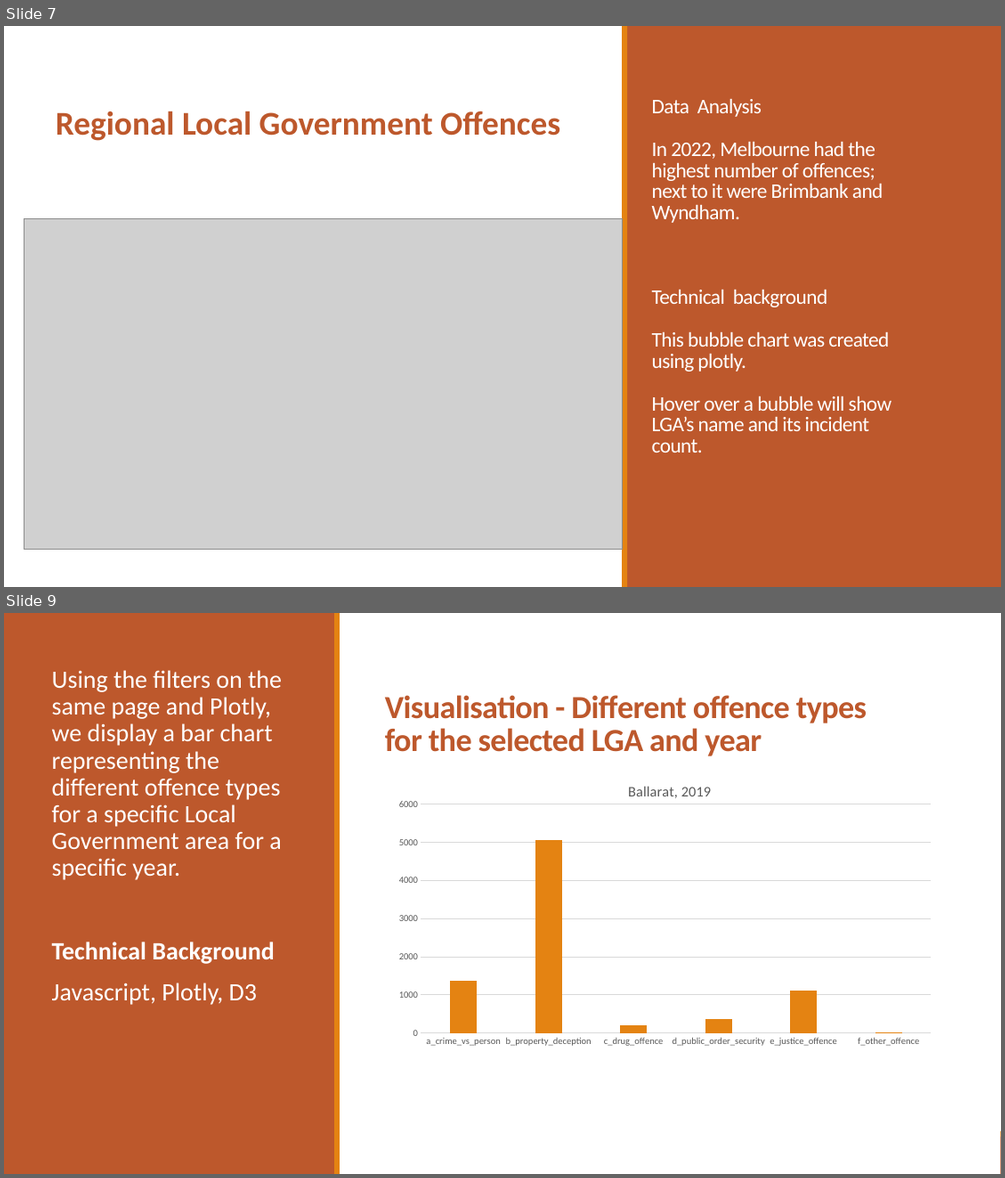
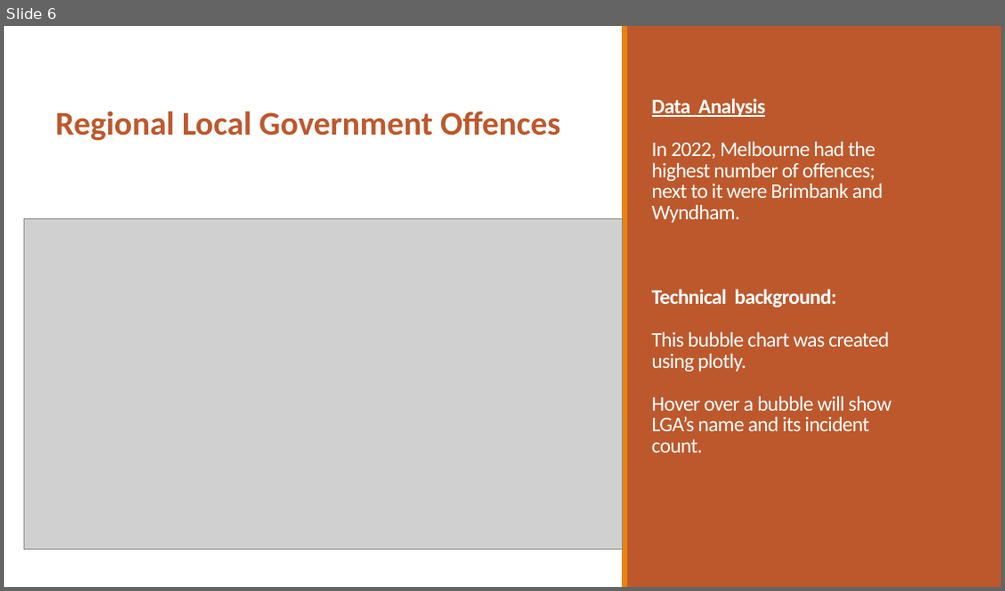
Before and after one commit to PhuongTieuOp/project3, a slide deck: Victoria Crime Data Visualization3.pptx. Shown one above the other, each under a label of ours: slides 7 and 9 before the commit, slide 6 after it; the slides between them are not shown. The pictures are 1005x1178 and 1005x591 pixels, drawn with LibreOffice and Linux fonts; fonts in the diff are those of the drawing; grey boxes stand for pictures. Boxes give left, top, right and bottom in pixels: in the first picture for what was removed or moved away, otherwise in the second. Text is boxed around its words. In the diff, an @@ line names an element or a change of style, - is before the commit and + after.

```diff
--- a/Victoria Crime Data Visualization3.pptx
+++ b/Victoria Crime Data Visualization3.pptx
@@ slide 9 removed at box(4, 613, 1001, 1174), background #FFFFFF @@
@@ rectangle removed at box(4, 613, 1001, 1174) @@
@@ rectangle removed at box(4, 613, 335, 1174) @@
@@ rectangle removed at box(334, 613, 340, 1174) @@
@@ text removed at box(52, 670, 282, 1005) @@
-  Using the filters on the same page and Plotly, we display a bar chart representing the different offence types for a specific Local Government area for a specific year.
-  Technical Background
-  Javascript, Plotly, D3
@@ title removed at box(385, 695, 866, 756) @@
-Visualisation - Different offence types for the selected LGA and year
@@ column chart removed at box(392, 768, 947, 1121) @@
-title "Ballarat, 2019 "
-categories: a_crime_vs_person, b_property_deception, c_drug_offence, d_public_order_security, e_justice_offence, f_other_offence
-Series 1: 1400, 5100, 200, 400, 1100, 0
@@ rectangle removed at box(4, 1136, 1001, 1174) @@
@@ rectangle removed at box(4, 1131, 1001, 1136) @@
@@ what was slide 7 is now slide 6 @@
@@ slide 6 changed as well @@
@@ title at box(652, 98, 892, 452): text changed @@
-Data Analysis
-In 2022, Melbourne had the highest number of offences; next to it were Brimbank and Wyndham.
-Technical background
-This bubble chart was created using plotly.
-Hover over a bubble will show LGA’s name and its incident count.
+Data Analysis
+In 2022, Melbourne had the highest number of offences; next to it were Brimbank and Wyndham.
+Technical background:
+This bubble chart was created using plotly.
+Hover over a bubble will show LGA’s name and its incident count.
```
Also in this commit, not shown: 7 other slides changed, 1 slide added, 2 other slides removed, 1 other file.
